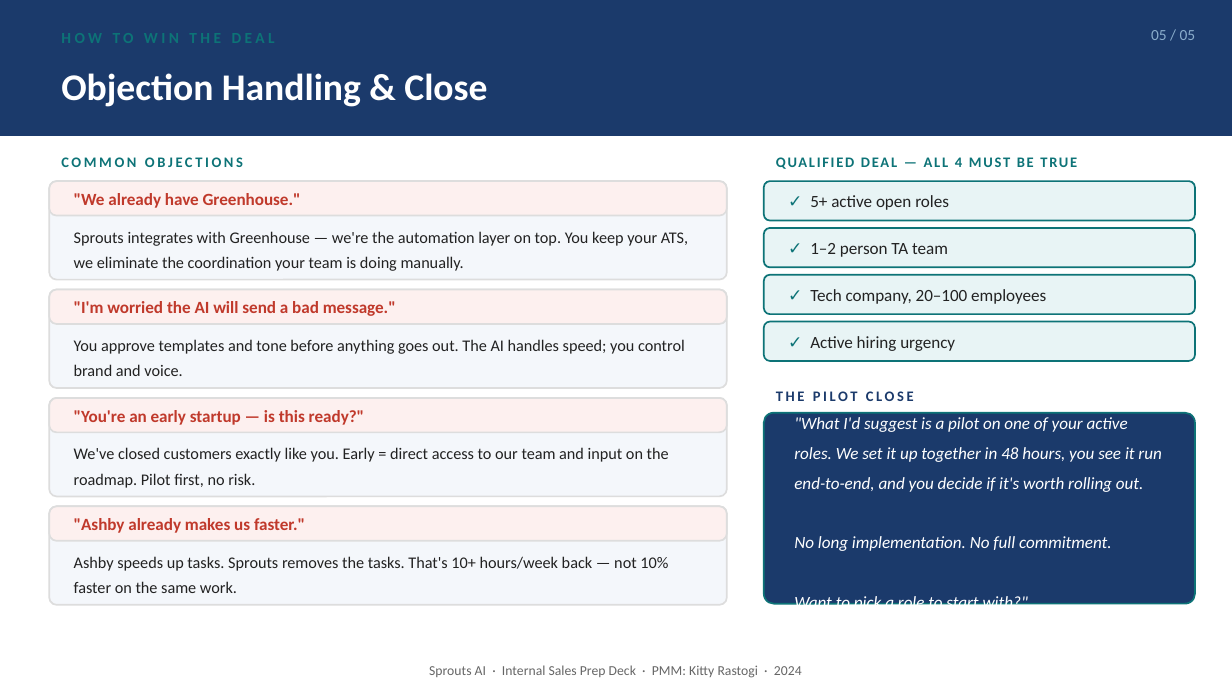
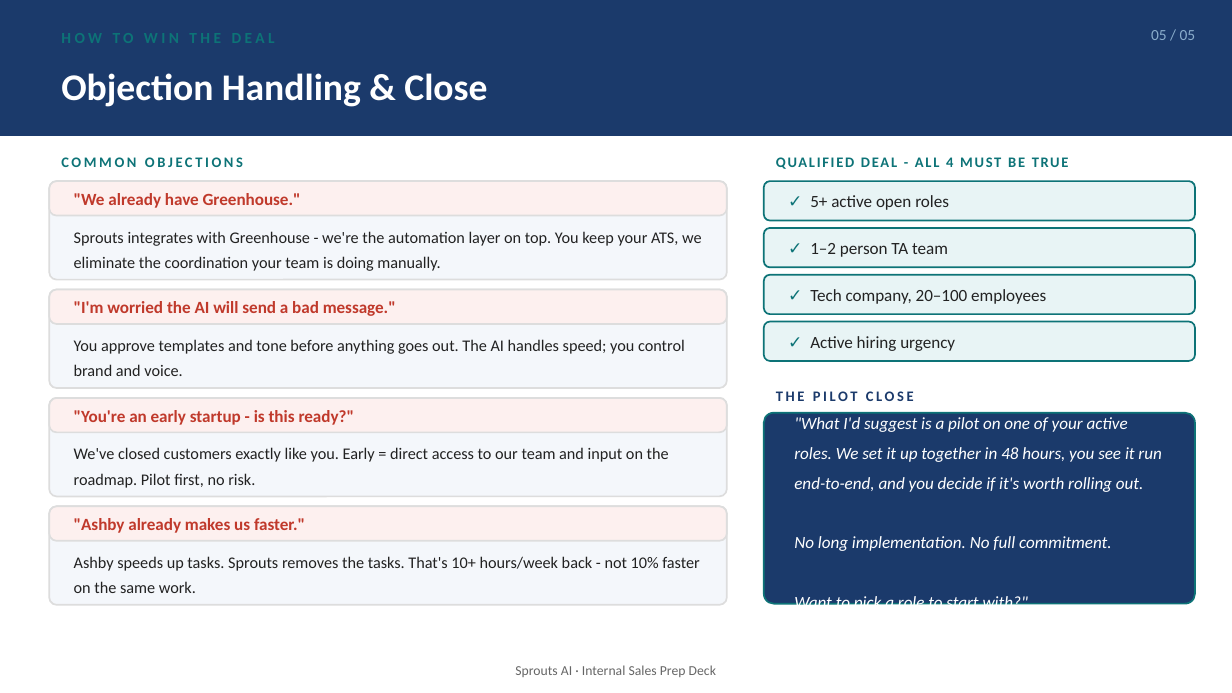
Before and after one commit to nocoderdecoder/kritikarastogi.com, a slide deck: slide 5 of public/work-samples/Sprouts_AI_Internal_PrepDeck.pptx. Drawn at 1232x693 pixels with LibreOffice and Linux fonts; fonts in the diff are those of the drawing. Boxes give left, top, right and bottom in pixels: in the first picture for what was removed or moved away, otherwise in the second. Text is boxed around its words. In the diff, an @@ line names an element or a change of style, - is before the commit and + after.

```diff
--- a/public/work-samples/Sprouts_AI_Internal_PrepDeck.pptx
+++ b/public/work-samples/Sprouts_AI_Internal_PrepDeck.pptx
@@ text at (946,157,953,167): text changed @@
-QUALIFIED DEAL — ALL 4 MUST BE TRUE
+QUALIFIED DEAL - ALL 4 MUST BE TRUE
@@ text at (74,231,702,271): text changed @@
-Sprouts integrates with Greenhouse — we're the automation layer on top. You keep your ATS, we eliminate the coordination your team is doing manually.
+Sprouts integrates with Greenhouse - we're the automation layer on top. You keep your ATS, we eliminate the coordination your team is doing manually.
@@ text at (74,410,355,425): text changed @@
-"You're an early startup — is this ready?"
+"You're an early startup - is this ready?"
@@ text at (74,556,700,593): text changed @@
-Ashby speeds up tasks. Sprouts removes the tasks. That's 10+ hours/week back — not 10% faster on the same work.
+Ashby speeds up tasks. Sprouts removes the tasks. That's 10+ hours/week back - not 10% faster on the same work.
@@ text at (515,665,716,677): text changed @@
-Sprouts AI · Internal Sales Prep Deck · PMM: Kitty Rastogi · 2024
+Sprouts AI · Internal Sales Prep Deck
```
Also in this commit, not shown: 1 other slide changed, 7 other files.
